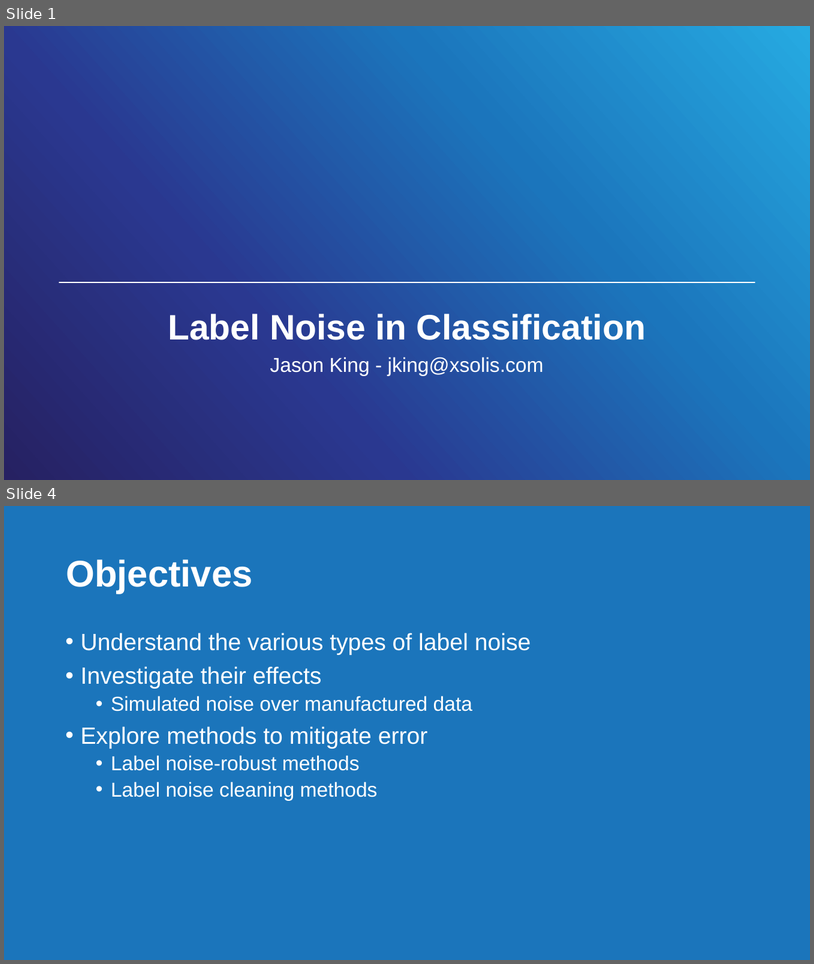
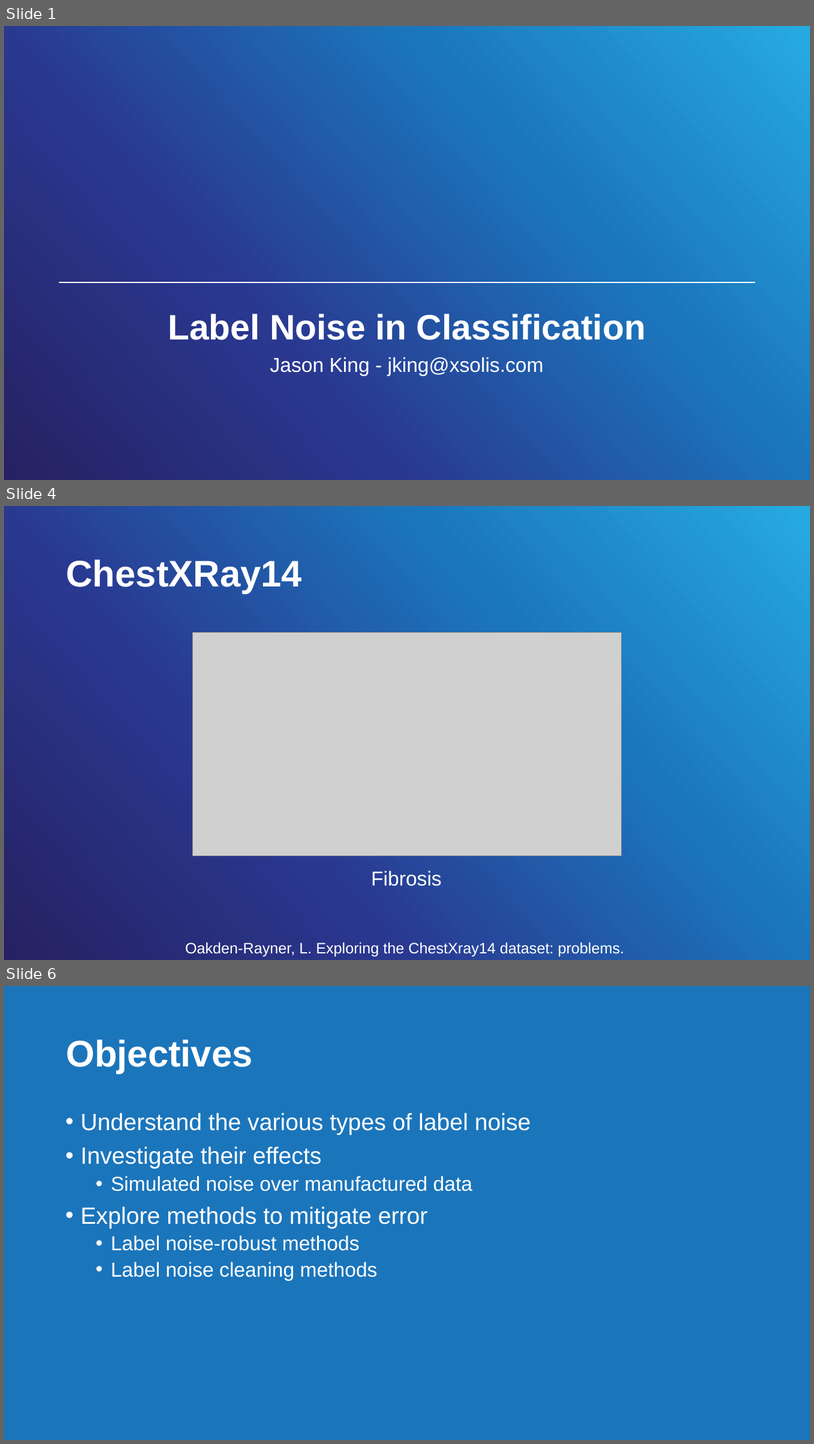
Before and after one commit to jkingphd/label_noise, a slide deck: ntc_analytics_summit_king.pptx. Shown one above the other, each under a label of ours: slides 1 and 4 before the commit, slides 1, 4 and 6 after it; the slides between them are not shown. The pictures are 814x964 and 814x1444 pixels, drawn with LibreOffice and Linux fonts; fonts in the diff are those of the drawing; grey boxes stand for pictures; background and template pictures are left out. Boxes give left, top, right and bottom in pixels: in the first picture for what was removed or moved away, otherwise in the second. Text is boxed around its words. In the diff, an @@ line names an element or a change of style, - is before the commit and + after.

```diff
--- a/ntc_analytics_summit_king.pptx
+++ b/ntc_analytics_summit_king.pptx
@@ slide 4 added at (4, 506, 810, 960), background gradient #262162 to #2A3890 to #1B75BC to #26AAE1 @@
@@ title added at (66, 559, 302, 593), 44 pt, text #FFFFFF, bold @@
+ChestXRay14
@@ picture added at (193, 633, 621, 856) @@
@@ text added at (371, 870, 442, 886), 24 pt, text #FFFFFF @@
+Fibrosis
@@ text added at (185, 942, 625, 957), 18 pt, text #FFFFFF @@
+Oakden-Rayner, L. Exploring the ChestXray14 dataset: problems.
@@ what was slide 4 is now slide 6 @@
```
Also in this commit, not shown: 2 slides changed, 43 other slides added, 4 slides removed, 6 other files.
